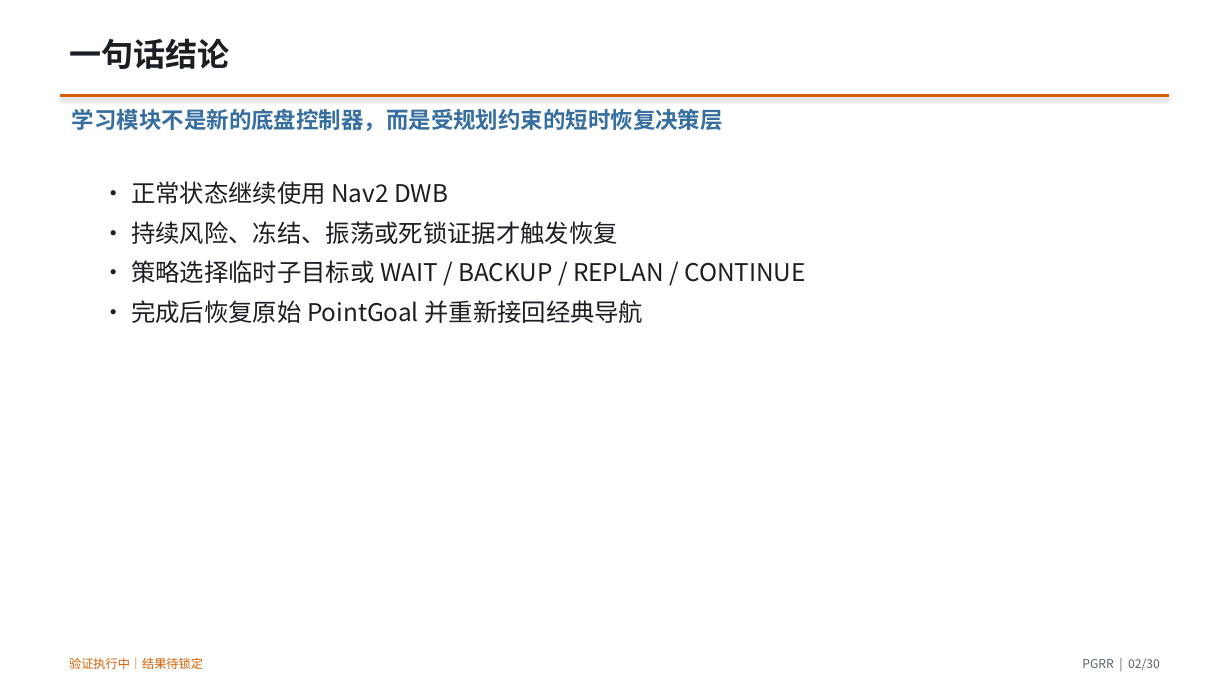
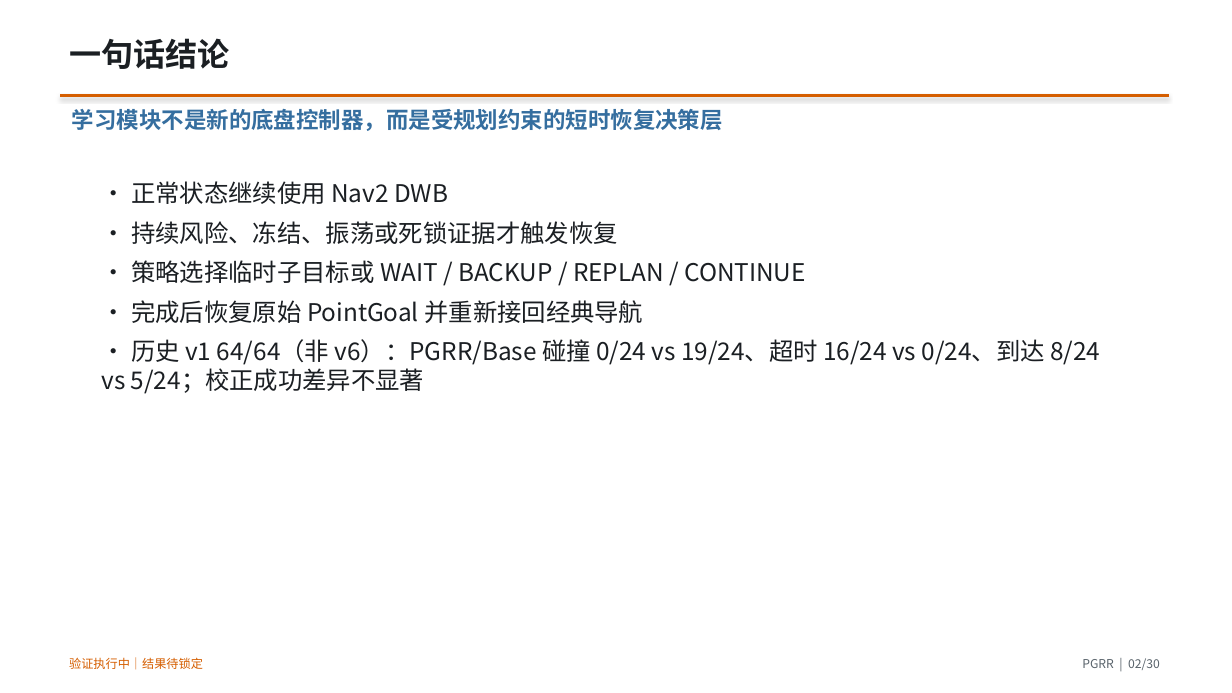
Before and after one commit to CC-robotics/PGRR, a slide deck: slide 2 of presentation/PGRR_report_zh.pptx. Drawn at 1232x693 pixels with LibreOffice and Linux fonts; fonts in the diff are those of the drawing. Boxes give left, top, right and bottom in pixels: in the first picture for what was removed or moved away, otherwise in the second. Text is boxed around its words. In the diff, an @@ line names an element or a change of style, - is before the commit and + after.

```diff
--- a/presentation/PGRR_report_zh.pptx
+++ b/presentation/PGRR_report_zh.pptx
@@ text at bbox=[101, 339, 1100, 394]: paragraph added @@
+• 历史 v1 64/64（非 v6）：PGRR/Base 碰撞 0/24 vs 19/24、超时 16/24 vs 0/24、到达 8/24 vs 5/24；校正成功差异不显著
```
Also in this commit, not shown: 3 other slides changed, 19 other files.
